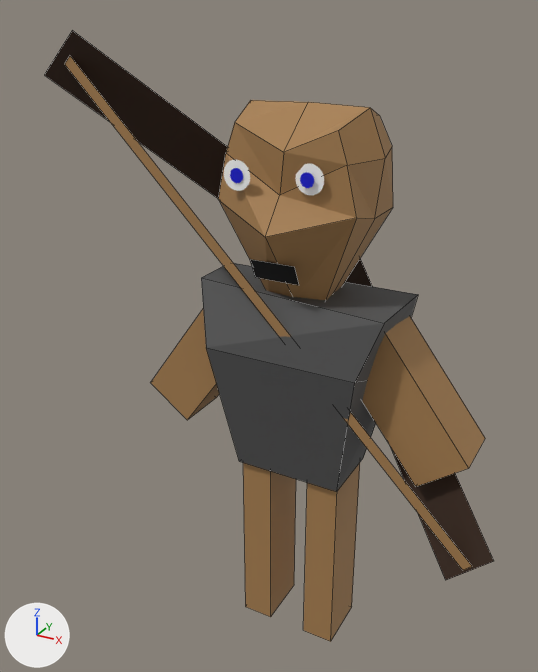
The OBJ model King Of Kings Docs/Models/archer1.obj as it was, and as the next commit left it.
The view is the same before and after, from a 50 mm camera at (3.04, -6.27, 6.79) aimed at (-0.48, 0.13, 3.59). Arrows for +X, +Y and +Z are at lower left; the lights stay in place. Mesh edges are drawn as thin lines on the coarser meshes. Where no turn or scale is listed for an object, it has been applied to the vertices.
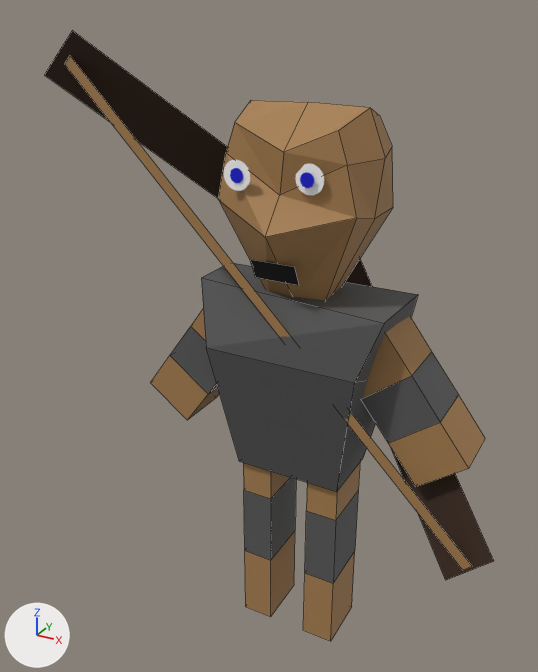
Location of each change, [x1, y1, x2, y2] in pixels of the pictures (538 x 672 px):
part 1 of me_cube_002, built on: [362, 350, 461, 446] in both
part 2 of me_cube_003, built on: [168, 322, 219, 397] in both
part 3 of me_cube_004, built on: [243, 463, 296, 563] in both
part 4 of me_cube_005, built on: [305, 463, 360, 586] in both

Edits to the bpy script that builds the scene:
```text
Change me_cube_002:
    where me_cube_002.from_pydata(...)  # 8 vertices, 6 faces; spans x 0.44..1.85, y -0.26..0.34, z 2.53..4.11
    verts and faces of me_cube_002; kept vertices keep their numbers, new ones are numbered from 8
    me_cube_002 part 1
    add delete_faces([(0, 4, 5, 1), (1, 5, 6, 2), (2, 6, 7, 3), (0, 3, 7, 4)])
    add for new, old in zip([*range(8, 12)], [*range(0, 4)]): verts[new] = verts[old] + (-0.31, 0.0, 0.4)
    add for new, old in zip([*range(12, 16)], [*range(4, 8)]): verts[new] = verts[old] + (0.31, 0.0, -0.41)
    add faces += [(0, 8, 9, 1), (1, 9, 10, 2), (2, 10, 11, 3), (0, 3, 11, 8), (4, 12, 15, 7), (6, 7, 15, 14)]  # mat_material_002 (brown #a87f50)
    add faces += [(5, 6, 14, 13), (4, 5, 13, 12)]  # mat_material_002 (brown #a87f50)
    add faces += [(8, 11, 15, 12), (10, 14, 15, 11), (9, 13, 14, 10), (8, 12, 13, 9)]  # mat_material_008 (dark grey #585858)
    add me_cube_002.materials.append(mat_material_008)  # dark grey #585858
Change me_cube_003:
    where me_cube_003.from_pydata(...)  # 8 vertices, 6 faces; spans x -1.81..-0.43, y -0.26..0.34, z 2.52..4.11
    verts and faces of me_cube_003; kept vertices keep their numbers, new ones are numbered from 8
    me_cube_003 part 2
    add delete_faces([(0, 4, 5, 1), (1, 5, 6, 2), (2, 6, 7, 3), (0, 3, 7, 4)])
    add for new, old in zip([*range(8, 12)], [*range(0, 4)]): verts[new] = verts[old] + (0.3, 0.0, 0.41)
    add for new, old in zip([*range(12, 16)], [*range(4, 8)]): verts[new] = verts[old] + (-0.29, 0.0, -0.41)
    add faces += [(0, 8, 9, 1), (1, 9, 10, 2), (2, 10, 11, 3), (0, 3, 11, 8), (4, 12, 15, 7), (6, 7, 15, 14)]  # mat_material_002 (brown #a87f50)
    add faces += [(5, 6, 14, 13), (4, 5, 13, 12)]  # mat_material_002 (brown #a87f50)
    add faces += [(8, 11, 15, 12), (10, 14, 15, 11), (9, 13, 14, 10), (8, 12, 13, 9)]  # mat_material_008 (dark grey #585858)
    add me_cube_003.materials.append(mat_material_008)  # dark grey #585858
Change me_cube_004:
    where me_cube_004.from_pydata(...)  # 8 vertices, 6 faces; spans x -0.56..-0.22, y -0.31..0.31, z 0.17..2.71
    verts and faces of me_cube_004; kept vertices keep their numbers, new ones are numbered from 8
    me_cube_004 part 3
    add delete_faces([(0, 4, 5, 1), (1, 5, 6, 2), (2, 6, 7, 3), (0, 3, 7, 4)])
    add for new, old in zip([*range(8, 12)], [*range(0, 4)]): verts[new] = verts[old] + (0.0, 0.0, 0.84)
    add for new, old in zip([*range(12, 16)], [*range(4, 8)]): verts[new] = verts[old] + (0.0, 0.0, -0.85)
    add faces += [(0, 8, 9, 1), (1, 9, 10, 2), (2, 10, 11, 3), (0, 3, 11, 8), (4, 12, 15, 7), (6, 7, 15, 14)]  # mat_material_002 (brown #a87f50)
    add faces += [(5, 6, 14, 13), (4, 5, 13, 12)]  # mat_material_002 (brown #a87f50)
    add faces += [(8, 11, 15, 12), (10, 14, 15, 11), (9, 13, 14, 10), (8, 12, 13, 9)]  # mat_material_008 (dark grey #585858)
    add me_cube_004.materials.append(mat_material_008)  # dark grey #585858
Change me_cube_005:
    where me_cube_005.from_pydata(...)  # 8 vertices, 6 faces; spans x 0.22..0.56, y -0.31..0.31, z 0.17..2.71
    verts and faces of me_cube_005; kept vertices keep their numbers, new ones are numbered from 8
    me_cube_005 part 4
    add delete_faces([(0, 4, 5, 1), (1, 5, 6, 2), (2, 6, 7, 3), (0, 3, 7, 4)])
    add for new, old in zip([*range(8, 12)], [*range(0, 4)]): verts[new] = verts[old] + (0.0, 0.0, 0.84)
    add for new, old in zip([*range(12, 16)], [*range(4, 8)]): verts[new] = verts[old] + (0.0, 0.0, -0.85)
    add faces += [(0, 8, 9, 1), (1, 9, 10, 2), (2, 10, 11, 3), (0, 3, 11, 8), (4, 12, 15, 7), (6, 7, 15, 14)]  # mat_material_002 (brown #a87f50)
    add faces += [(5, 6, 14, 13), (4, 5, 13, 12)]  # mat_material_002 (brown #a87f50)
    add faces += [(8, 11, 15, 12), (10, 14, 15, 11), (9, 13, 14, 10), (8, 12, 13, 9)]  # mat_material_008 (dark grey #585858)
    add me_cube_005.materials.append(mat_material_008)  # dark grey #585858
```
